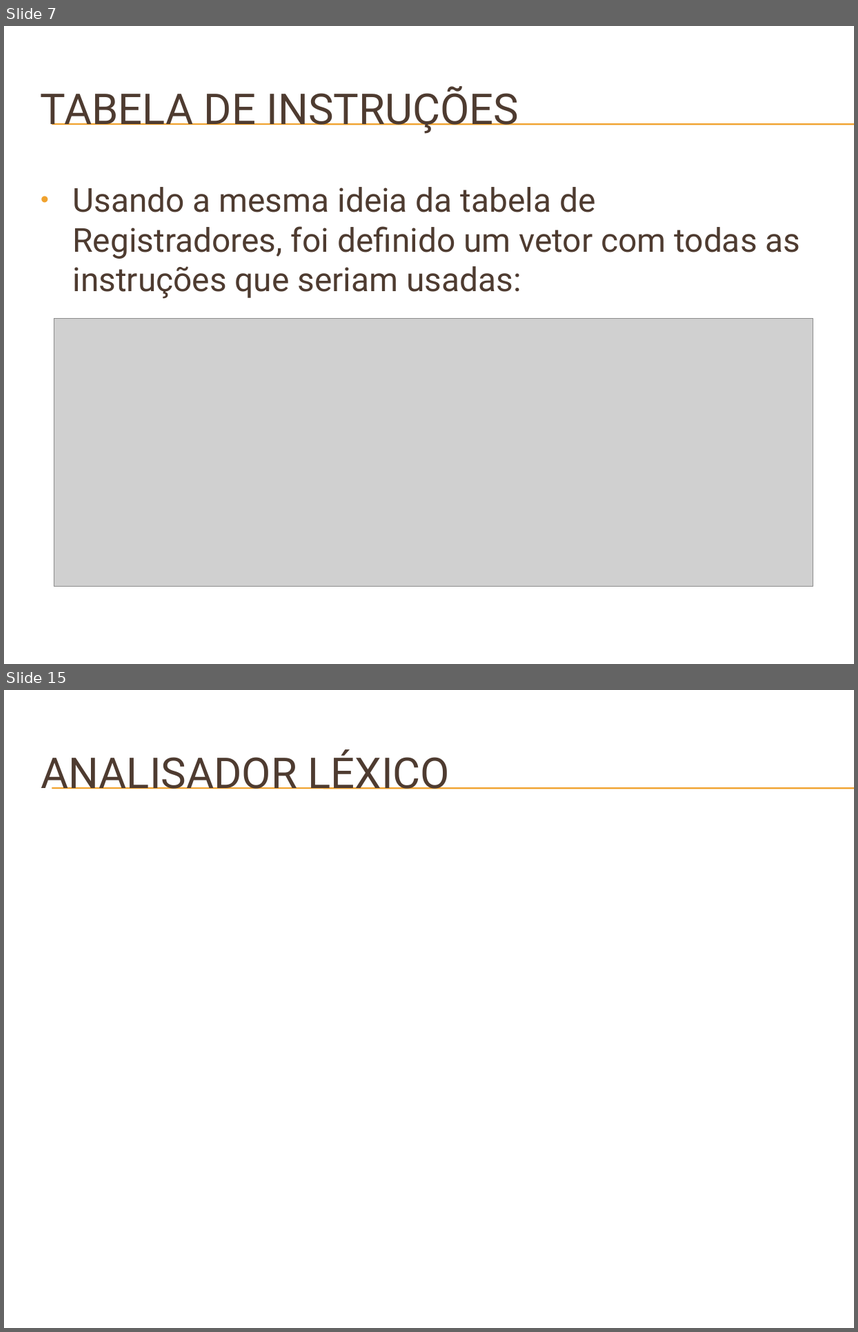
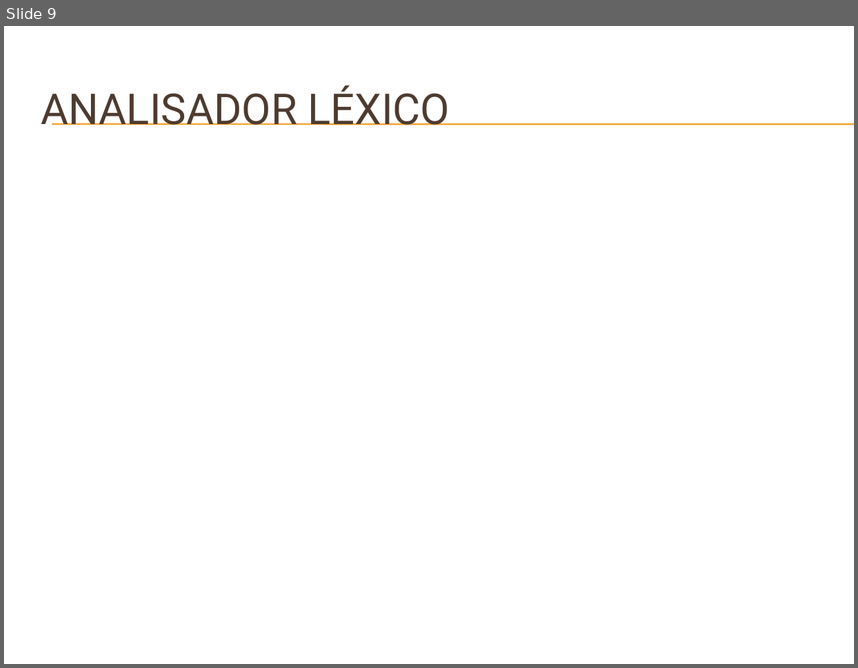
Before and after one commit to badershs/mips-assembler-unb, a slide deck: doc/Apresentação do GMAG – Software Básico.pptx. Shown one above the other, each under a label of ours: slides 7 and 15 before the commit, slide 9 after it; the slides between them are not shown. The pictures are 858x1332 and 858x668 pixels, drawn with LibreOffice and Linux fonts; fonts in the diff are those of the drawing; grey boxes stand for pictures; background and template pictures are left out. Boxes give left, top, right and bottom in pixels: in the first picture for what was removed or moved away, otherwise in the second. Text is boxed around its words. In the diff, an @@ line names an element or a change of style, - is before the commit and + after.

```diff
--- a/doc/Apresentação do GMAG – Software Básico.pptx
+++ b/doc/Apresentação do GMAG – Software Básico.pptx
@@ slide 7 removed at (x1=4, y1=26, x2=854, y2=664), background picture (left out); not listed: 2 template elements that a slide beside it also shows @@
@@ title removed at (x1=41, y1=86, x2=519, y2=134) @@
-TABELA DE INSTRUÇÕES
@@ text removed at (x1=72, y1=187, x2=801, y2=299) @@
-• Usando a mesma ideia da tabela de Registradores, foi definido um vetor com todas as instruções que seriam usadas:
@@ picture removed at (x1=54, y1=319, x2=813, y2=586) @@
@@ what was slide 15 is now slide 9 @@
```
Also in this commit, not shown: 2 slides changed, 15 slides added, 12 other slides removed.
